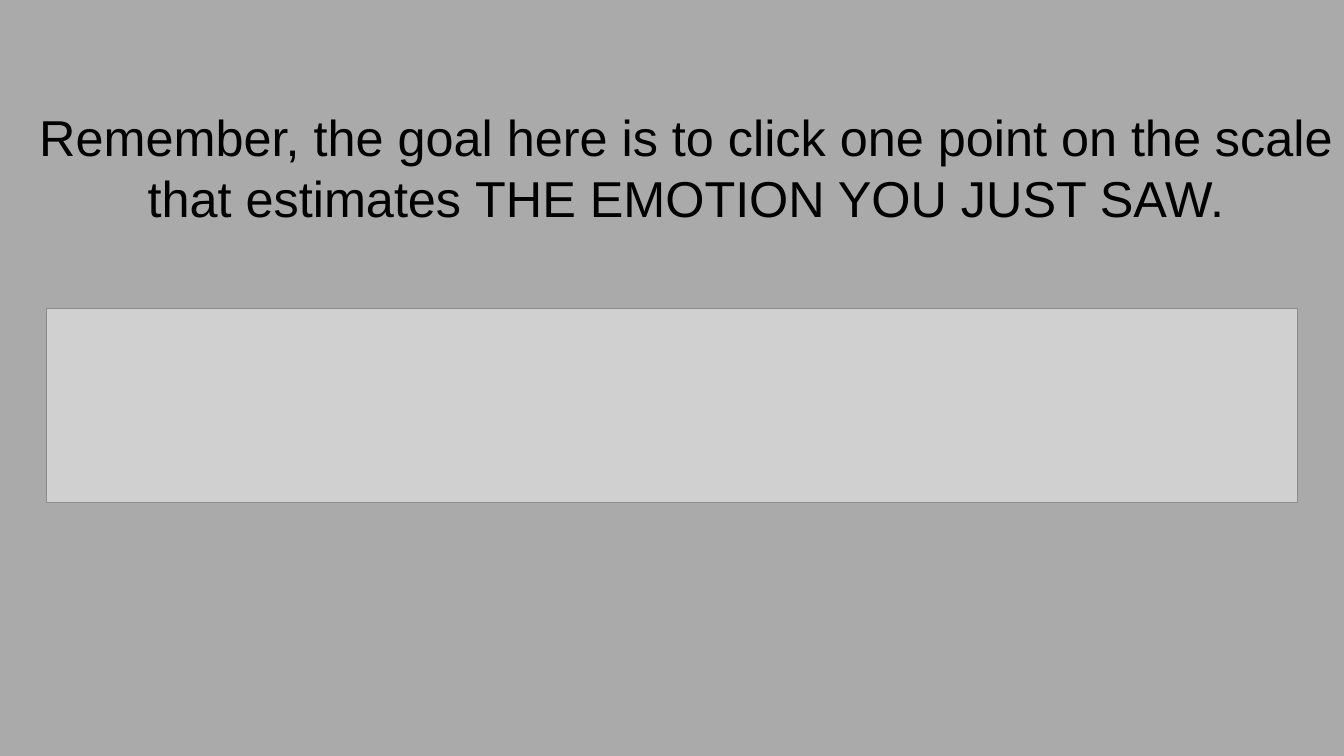
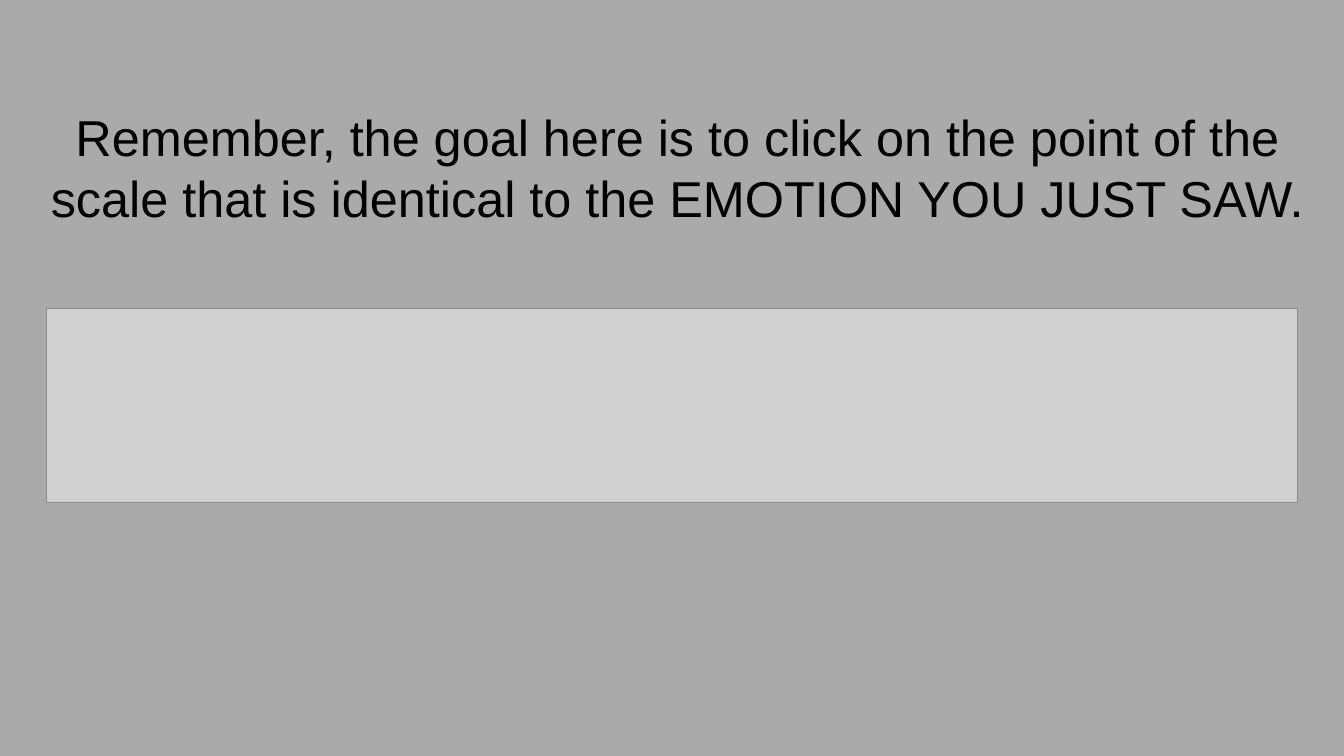
Before and after one commit to GoldenbergLab/task-group-categorization-amit, a slide deck: slide 4 of img/ins_just_ensamble/instructions2.4.19.pptx (slide 3 before the commit). Drawn at 1344x756 pixels with LibreOffice and Linux fonts; fonts in the diff are those of the drawing; grey boxes stand for pictures. Boxes give left, top, right and bottom in pixels: in the first picture for what was removed or moved away, otherwise in the second. Text is boxed around its words. In the diff, an @@ line names an element or a change of style, - is before the commit and + after.

```diff
--- a/img/ins_just_ensamble/instructions2.4.19.pptx
+++ b/img/ins_just_ensamble/instructions2.4.19.pptx
@@ text at [51,119,1303,218]: text changed @@
-Remember, the goal here is to click one point on the scale that estimates THE EMOTION YOU JUST SAW.
+Remember, the goal here is to click on the point of the scale that is identical to the EMOTION YOU JUST SAW.
```
Also in this commit, not shown: 5 other slides changed, 1 slide added, 1 slide removed, 1 other file.
